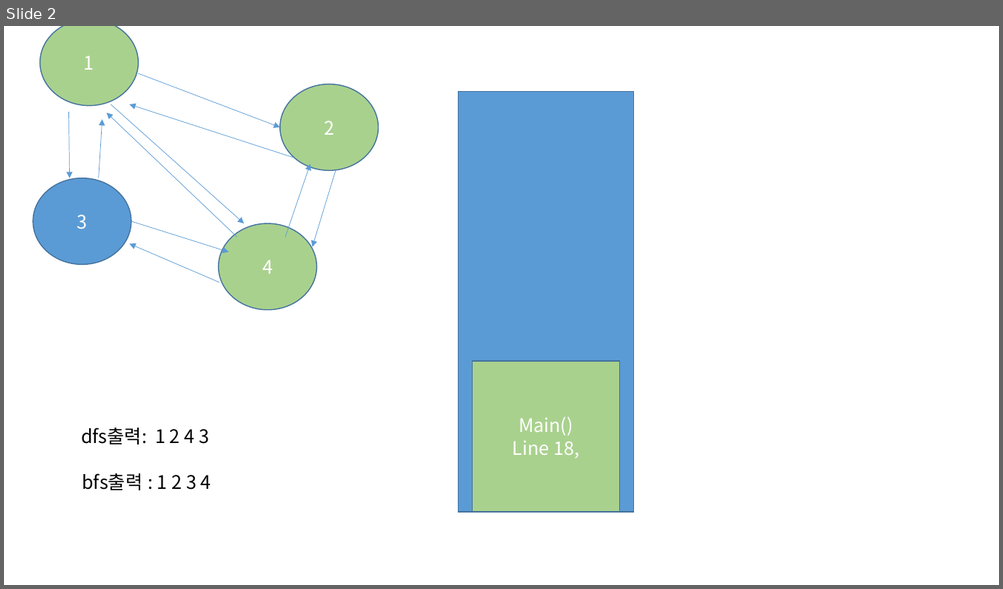
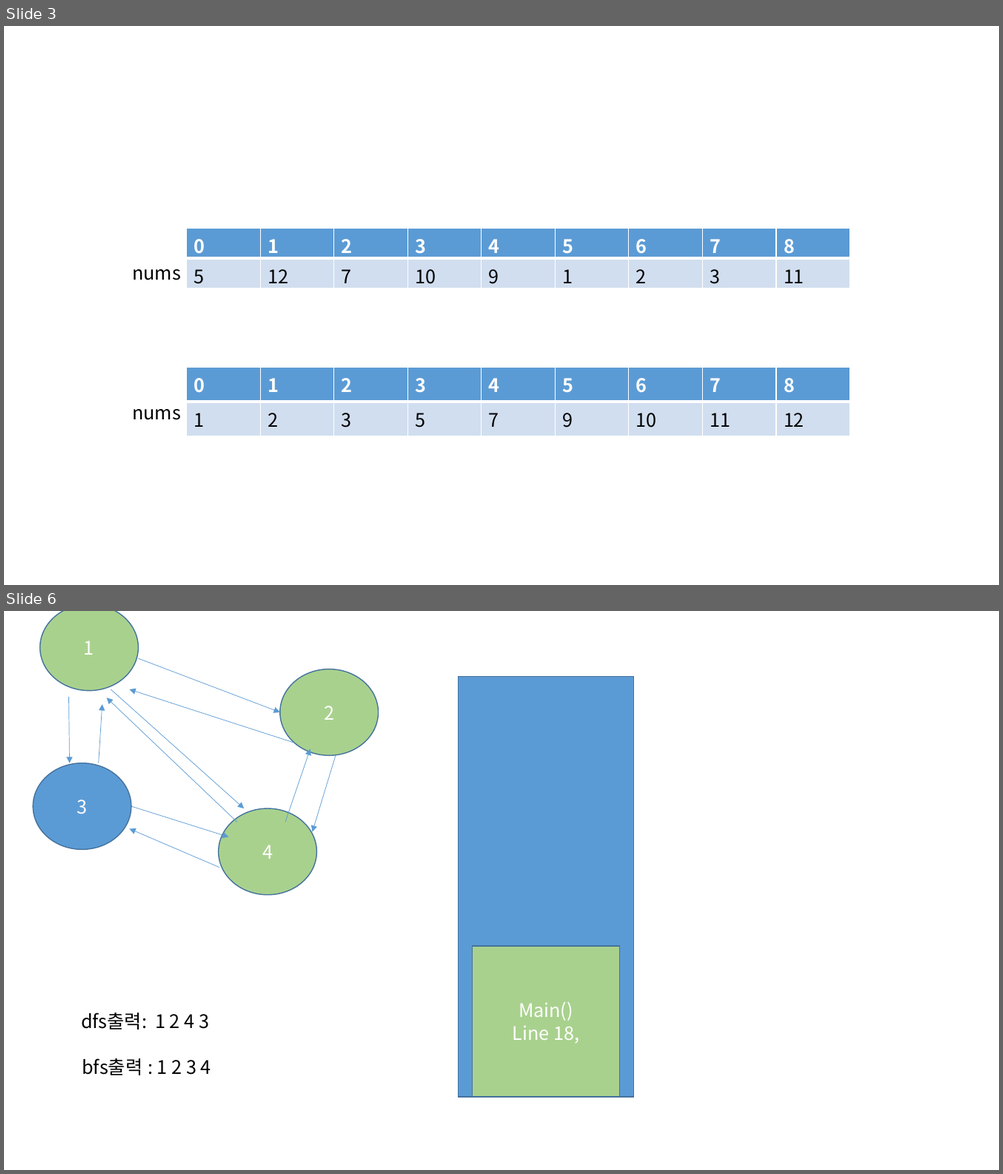
Before and after one commit to kkw-11/Problem_Solving, a slide deck: pp/r,fpv,.pptx. Shown one above the other, each under a label of ours: slide 2 before the commit, slides 3 and 6 after it; the slides between them are not shown. The pictures are 1003x589 and 1003x1174 pixels, drawn with LibreOffice and Linux fonts; fonts in the diff are those of the drawing. Boxes give left, top, right and bottom in pixels: in the first picture for what was removed or moved away, otherwise in the second. Text is boxed around its words. In the diff, an @@ line names an element or a change of style, - is before the commit and + after.

```diff
--- a/pp/r,fpv,.pptx
+++ b/pp/r,fpv,.pptx
@@ slide 3 added at <box>4,26,999,585</box>, background #FFFFFF @@
@@ table added at <box>187,228,851,289</box>, 2 rows, 9 columns @@
+0 | 1 | 2 | 3 | 4 | 5 | 6 | 7 | 8
+5 | 12 | 7 | 10 | 9 | 1 | 2 | 3 | 11
@@ text added at <box>132,269,181,281</box>, 18 pt, text #000000 @@
+nums
@@ table added at <box>187,368,851,431</box>, 2 rows, 9 columns @@
+0 | 1 | 2 | 3 | 4 | 5 | 6 | 7 | 8
+1 | 2 | 3 | 5 | 7 | 9 | 10 | 11 | 12
@@ text added at <box>132,409,181,420</box>, 18 pt, text #000000 @@
+nums
@@ what was slide 2 is now slide 6 @@
```
Also in this commit, not shown: 1 slide changed, 3 other slides added, 2 other files.
